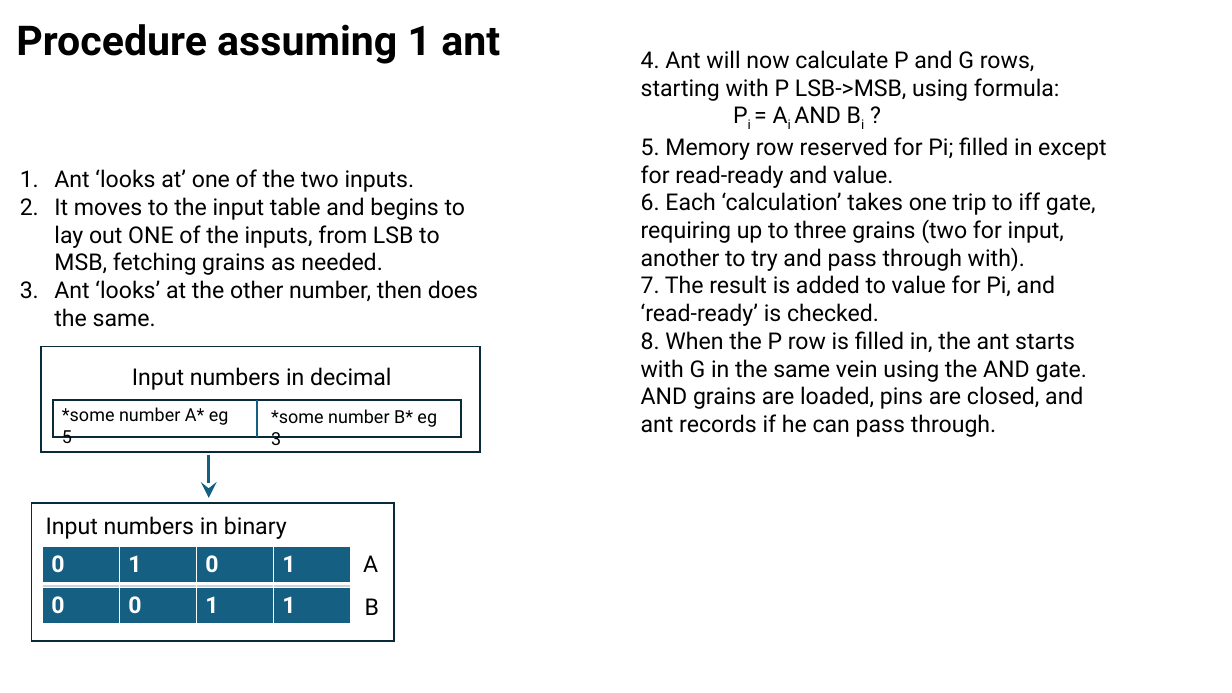
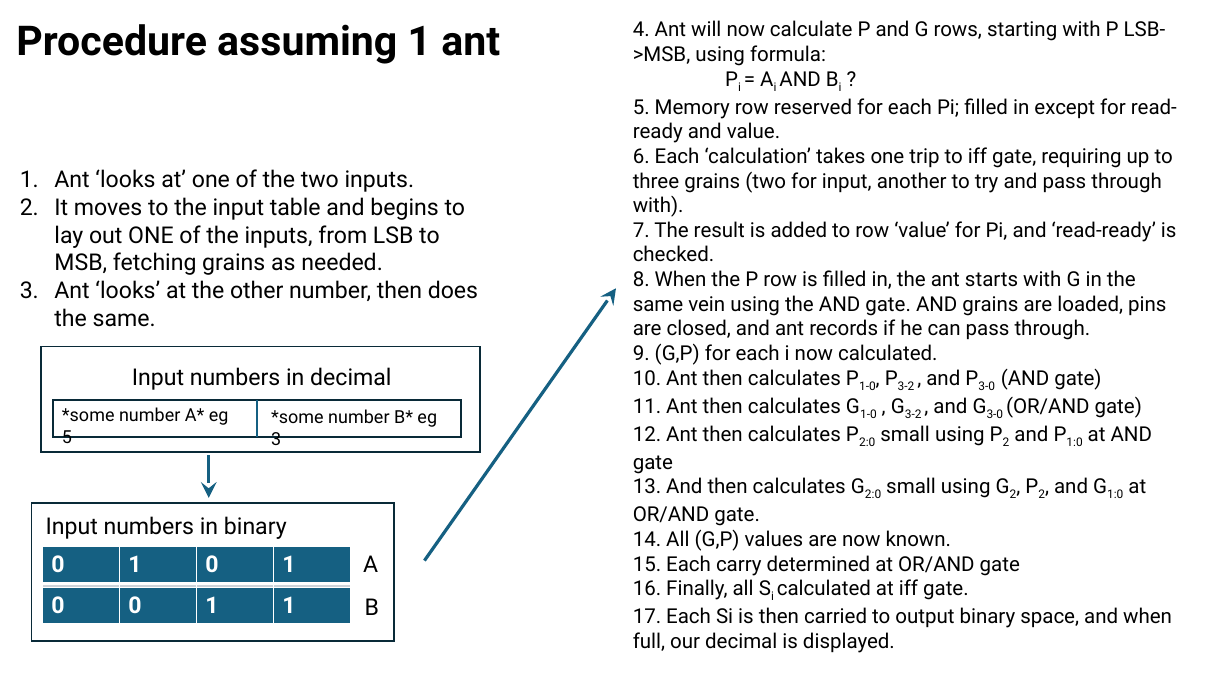
Before and after one commit to John-Cap/Ant-Colony-Calculator-Simulator, a slide deck: slide 7 of design/ant_board.pptx. Drawn at 1232x693 pixels with LibreOffice and Linux fonts; fonts in the diff are those of the drawing. Boxes give left, top, right and bottom in pixels: in the first picture for what was removed or moved away, otherwise in the second. Text is boxed around its words. In the diff, an @@ line names an element or a change of style, - is before the commit and + after.

```diff
--- a/design/ant_board.pptx
+++ b/design/ant_board.pptx
@@ text "4. Ant will now calculate ...": place and size @@
-text "4. Ant will now calculate ..." at box(641, 50, 1106, 437)
+text "4. Ant will now calculate ..." at box(633, 20, 1177, 628)
@@ text at box(633, 20, 1173, 340): size 18 to 16 pt in "4. Ant will now calculate P and ...", "Pi = Ai AND Bi ?", "6. Each ‘calculation’ takes one trip to ...", "8. When the P row is filled ..." @@
@@ text at box(633, 98, 1177, 143): text changed; size 18 to 16 pt @@
-5. Memory row reserved for Pi; filled in except for read-ready and value.
+5. Memory row reserved for each Pi; filled in except for read-ready and value.
@@ text at box(633, 221, 1177, 262): text changed; size 18 to 16 pt @@
-7. The result is added to value for Pi, and ‘read-ready’ is checked.
+7. The result is added to row ‘value’ for Pi, and ‘read-ready’ is checked.
@@ arrow added from (424, 561) to (616, 288), #156082 2.5 pt @@
@@ text at box(633, 343, 1172, 628): paragraphs added @@
+9. (G,P) for each i now calculated.
+10. Ant then calculates P1-0, P3-2 , and P3-0 (AND gate)
+11. Ant then calculates G1-0 , G3-2 , and G3-0 (OR/AND gate)
+12. Ant then calculates P2:0 small using P2 and P1:0 at AND gate
+13. And then calculates G2:0 small using G2, P2, and G1:0 at OR/AND gate.
+14. All (G,P) values are now known.
+15. Each carry determined at OR/AND gate
+16. Finally, all Si calculated at iff gate.
+17. Each Si is then carried to output binary space, and when full, our decimal is displayed.
```
Also in this commit, not shown: 1 slide added.
